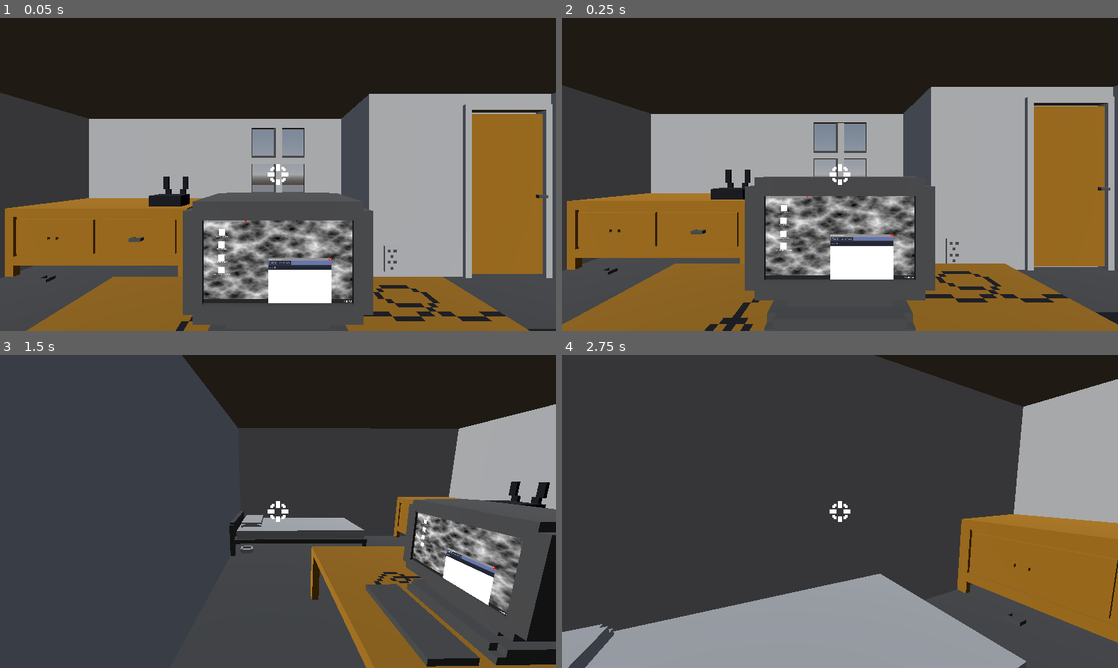
Above: before the commit, frames 1-4 (two rows, left to right).
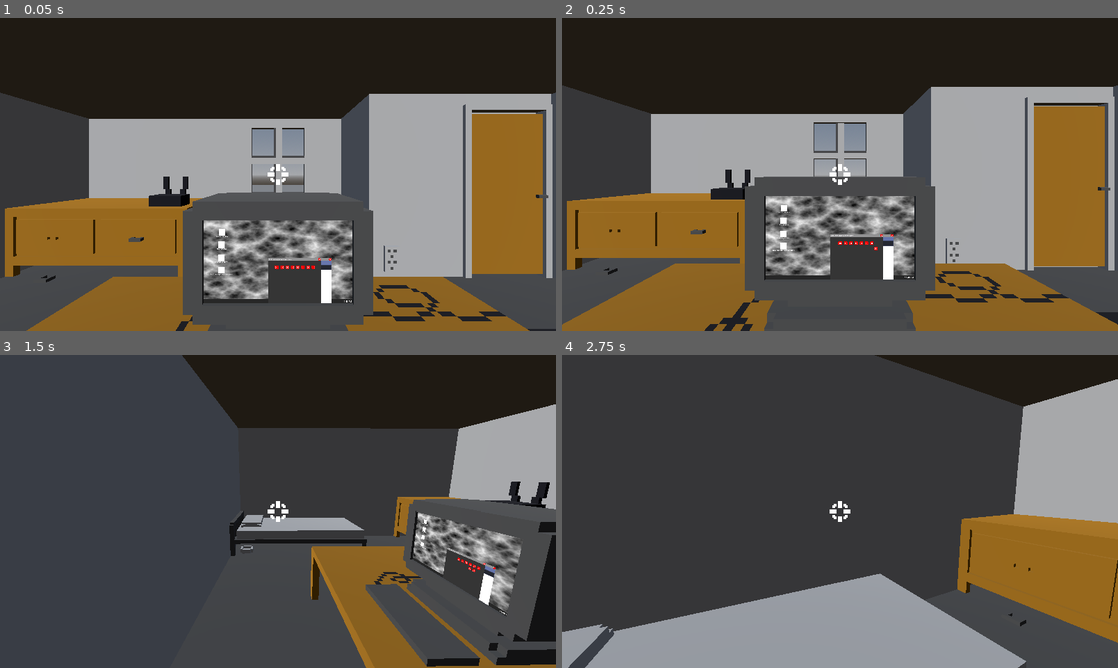
Above: after the commit, the same moments.

Repository: maxwaldman8/gmtk-2026
Game: Godot game, scene res://scenes/room.tscn
Same seed, same stepped clock (60 frames per second), same inputs: the game is played once before the commit and once after it. The engine's default icon, where the game draws it, is replaced by a stand-in: a white triangle on a blue panel in a dark square.
Inputs (mouse positions are in pixels of both pictures, inside the frame that each line leads up to):
- Up to frame 1 (0.05 s): no input
- Up to frame 2 (0.25 s): no input
- Up to frame 3 (1.5 s): move the mouse to (400, 495) at 0.52 s; press the mouse at (400, 495) at 0.53 s; hold D (right) 0.53-1.28 s; tap Space (jump) at 0.77 s; move the mouse to (250, 511) at 1.27 s; release the mouse at (250, 511) at 1.28 s; hold W (forward) from 1.28 s (still down); tap Shift (sprint) at 1.35 s
- Up to frame 4 (2.75 s): keep holding W (forward); tap Space (jump) at 1.52 s; move the mouse to (851, 505) at 2.02 s; press the mouse at (851, 505) at 2.03 s

The runs differ from the first frame. In frame 1, 1.2% of the frame differs, in the area x 37-58%, y 64-92%; in frame 2, 1.2%, in the area x 37-58%, y 56-84%; in frame 3, 0.7%; in frame 4, nothing differs.
Error before the commit: Cannot call method 'instantiate' on a null value. (res://scripts/screen/window.gd:34)

Commit message:
Added music

Diff:
--- a/game-game/scenes/player.tscn
+++ b/game-game/scenes/player.tscn
@@ -24,3 +24,5 @@
 [node name="RayCast3D" type="RayCast3D" parent="Camera3D" unique_id=1074174173]
 target_position = Vector3(0, 0, -5)
 collide_with_areas = true
+
+[node name="AudioListener3D" type="AudioListener3D" parent="." unique_id=2052657953]
--- a/game-game/scenes/room.tscn
+++ b/game-game/scenes/room.tscn
@@ -5,6 +5,8 @@
 [ext_resource type="PackedScene" uid="uid://bm5ae52p08ktu" path="res://scenes/screen/screen.tscn" id="3_14vil"]
 [ext_resource type="Script" uid="uid://b61uvfxw46b5h" path="res://scripts/sub_viewport.gd" id="3_jxe34"]
 [ext_resource type="Texture2D" uid="uid://bx0hpkmnnefxj" path="res://sprites/Crosshair Draft.png" id="4_14vil"]
+[ext_resource type="AudioStream" uid="uid://eoakja1lmewf" path="res://sounds/real_1159.mp3" id="6_qvc4m"]
+[ext_resource type="AudioStream" uid="uid://dkrptts3myo2u" path="res://sounds/digital_1159.mp3" id="7_7dqbv"]
 
 [sub_resource type="WorldBoundaryShape3D" id="WorldBoundaryShape3D_nrlmu"]
 
@@ -94,3 +96,15 @@
 position = Vector2(576.00006, 324)
 scale = Vector2(3, 3)
 texture = ExtResource("4_14vil")
+
+[node name="RealMusic" type="AudioStreamPlayer3D" parent="." unique_id=1004856047]
+transform = Transform3D(1, 0, 0, 0, 1, 0, 0, 0, 1, 0, 1.6641552, -1.3832506)
+stream = ExtResource("6_qvc4m")
+attenuation_model = 3
+autoplay = true
+
+[node name="DigitalMusic" type="AudioStreamPlayer3D" parent="." unique_id=1013461513]
+stream = ExtResource("7_7dqbv")
+attenuation_model = 3
+volume_db = -80.0
+autoplay = true
--- a/game-game/scenes/screen/screen.tscn
+++ b/game-game/scenes/screen/screen.tscn
@@ -94,7 +94,7 @@
 offset_right = 166.0
 offset_bottom = 436.0
 window_layer = NodePath("../../WindowLayer")
-window_name = "task_manager_window"
+window_name = "task_manager_window_game"
 
 [node name="WindowLayer" type="CanvasLayer" parent="." unique_id=929576984]
 layer = 3
--- a/game-game/scripts/player.gd
+++ b/game-game/scripts/player.gd
@@ -37,6 +37,8 @@
 				switch_to_screen()
 
 func switch_to_screen():
+	get_tree().root.get_node("Room").get_node("RealMusic").volume_db = -80
+	get_tree().root.get_node("Room").get_node("DigitalMusic").volume_db = 0
 	self.process_mode = Node.PROCESS_MODE_DISABLED
 	gui.visible = false
 	Input.set_mouse_mode(Input.MOUSE_MODE_VISIBLE)
@@ -73,7 +75,3 @@
 			velocity.z = move_toward(velocity.z, 0, SPEED)
 
 	move_and_slide()
-
-
-func _on_screen_focus_exited() -> void:
-	pass # Replace with function body.
--- a/game-game/scripts/screen/screen.gd
+++ b/game-game/scripts/screen/screen.gd
@@ -12,6 +12,8 @@
 
 func _unhandled_input(event: InputEvent) -> void:
 	if event.is_action_pressed("escape_screen"):
+		get_tree().root.get_node("Room").get_node("RealMusic").volume_db = 0
+		get_tree().root.get_node("Room").get_node("DigitalMusic").volume_db = -80
 		player.process_mode = Node.PROCESS_MODE_ALWAYS
 		Input.set_mouse_mode(Input.MOUSE_MODE_CAPTURED)
 		get_parent().get_parent().visible = false
Not shown, added: game-game/sounds/digital_1159.mp3.import
Not shown, added: game-game/sounds/real_1159.mp3.import
Not shown, added: game-game/sounds/digital_1159.mp3
Not shown, added: game-game/sounds/real_1159.mp3
